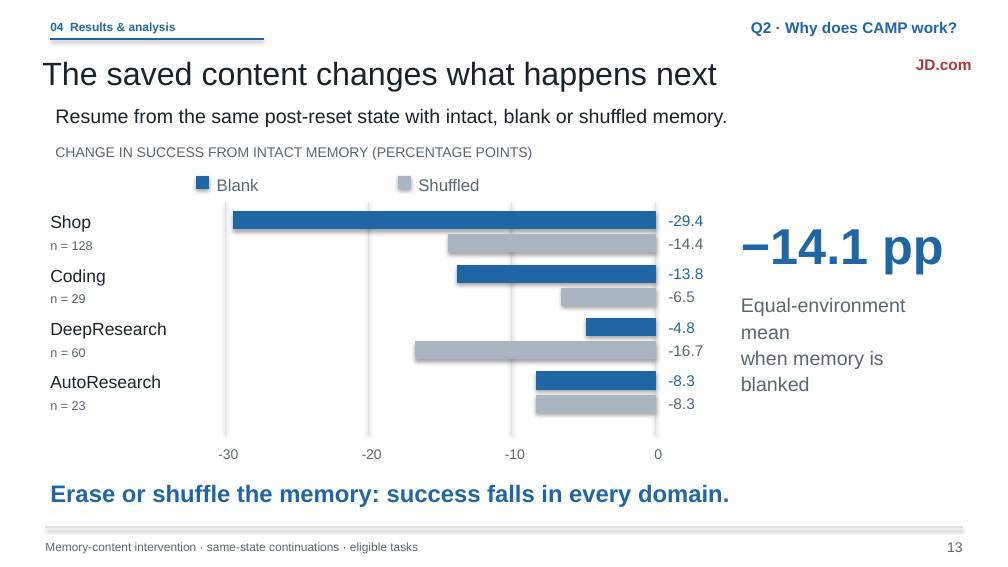
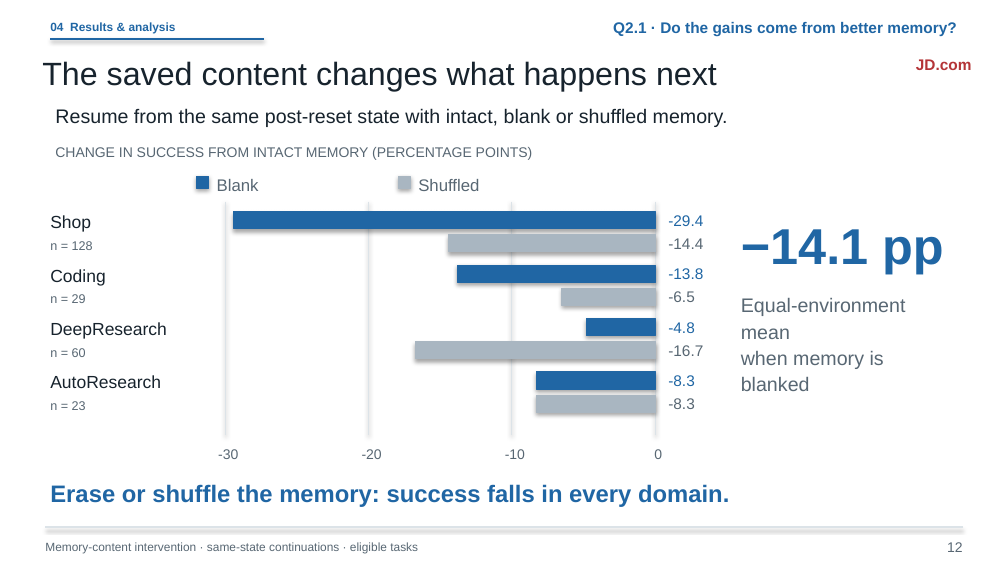
Before and after one commit to liruiluo/agentmemorygym, a slide deck: slide 12 of assets/slides/coding-agent-memory-post-training-slides.pptx (slide 13 before the commit). Drawn at 1008x567 pixels with LibreOffice and Linux fonts; fonts in the diff are those of the drawing. Boxes give left, top, right and bottom in pixels: in the first picture for what was removed or moved away, otherwise in the second. Text is boxed around its words. In the diff, an @@ line names an element or a change of style, - is before the commit and + after.

Commit message:
Separate memory contribution and prior evidence within Q2

```diff
--- a/assets/slides/coding-agent-memory-post-training-slides.pptx
+++ b/assets/slides/coding-agent-memory-post-training-slides.pptx
@@ text at (613,22,956,37): text changed @@
-Q2 · Why does CAMP work?
+Q2.1 · Do the gains come from better memory?
@@ text at (947,542,963,552): text changed @@
-13
+12
```
Also in this commit, not shown: 3 other slides changed, 9 other files.
